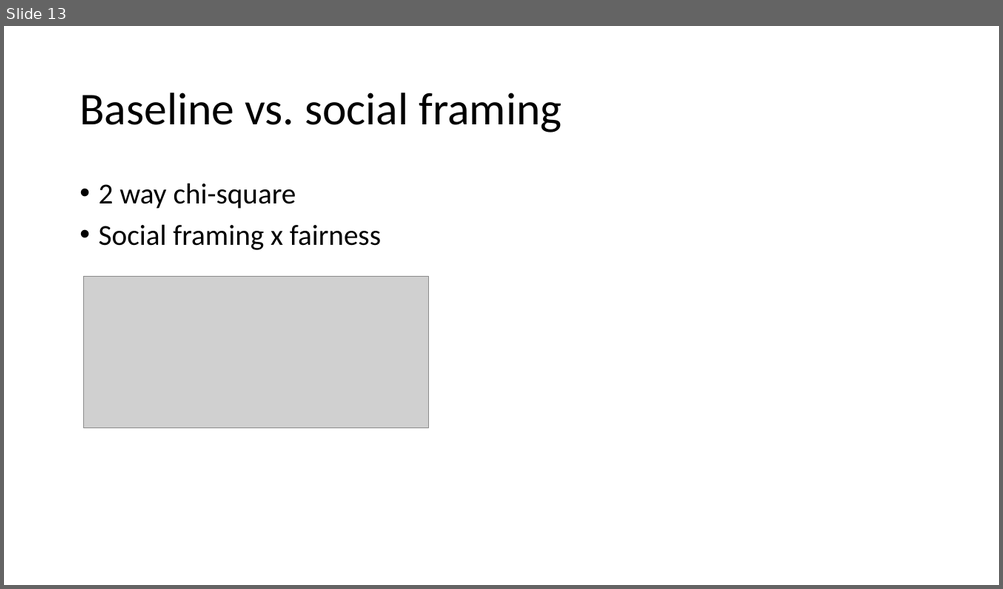
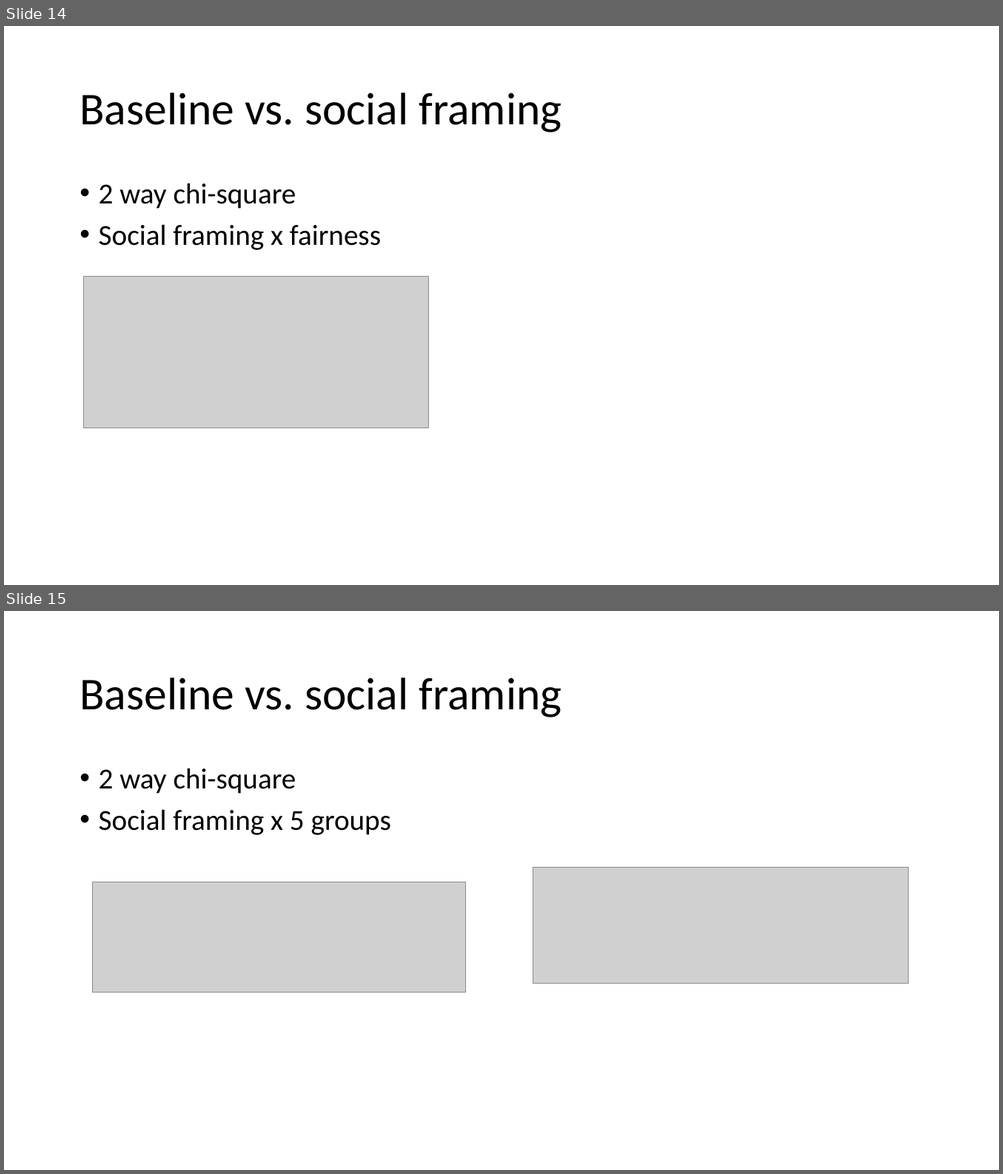
Before and after one commit to kezhangeco/Suicide_UG, a slide deck: UG_results.pptx. Shown one above the other, each under a label of ours: slide 13 before the commit, slides 14 and 15 after it. The pictures are 1003x589 and 1003x1174 pixels, drawn with LibreOffice and Linux fonts; fonts in the diff are those of the drawing; grey boxes stand for pictures. Boxes give left, top, right and bottom in pixels: in the first picture for what was removed or moved away, otherwise in the second. Text is boxed around its words. In the diff, an @@ line names an element or a change of style, - is before the commit and + after.

```diff
--- a/UG_results.pptx
+++ b/UG_results.pptx
@@ slide 15 added at <box>4,611,999,1170</box>, background #FFFFFF @@
@@ title added at <box>79,678,561,718</box>, 44 pt, text #000000 @@
+Baseline vs. social framing
@@ text added at <box>99,768,391,835</box>, 28 pt, text #000000 @@
+• 2 way chi-square
+• Social framing x 5 groups
@@ picture added at <box>532,868,908,983</box> @@
@@ picture added at <box>92,883,465,993</box> @@
@@ what was slide 13 is now slide 14 @@
```
Also in this commit, not shown: 3 slides changed, 1 other file.
